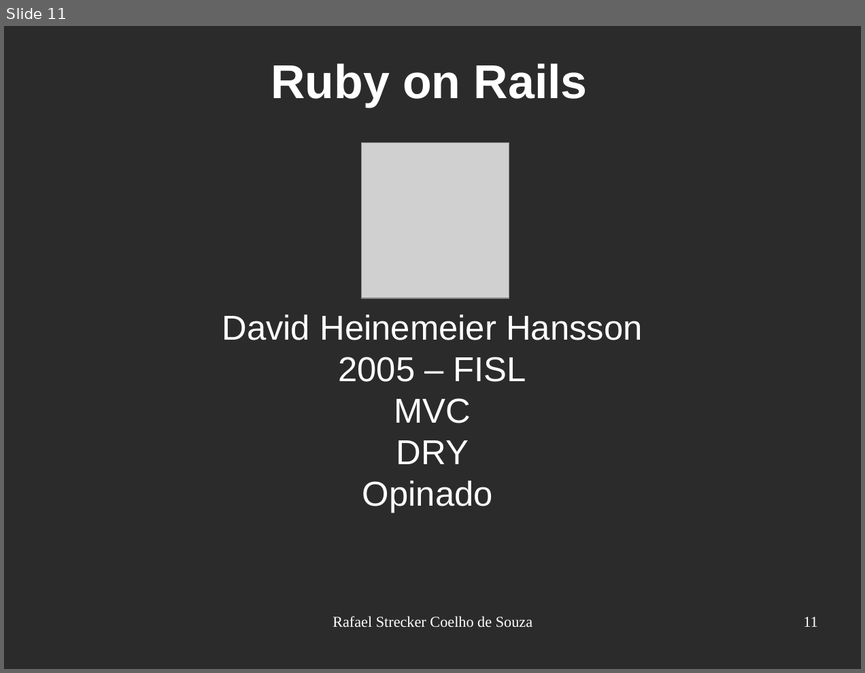
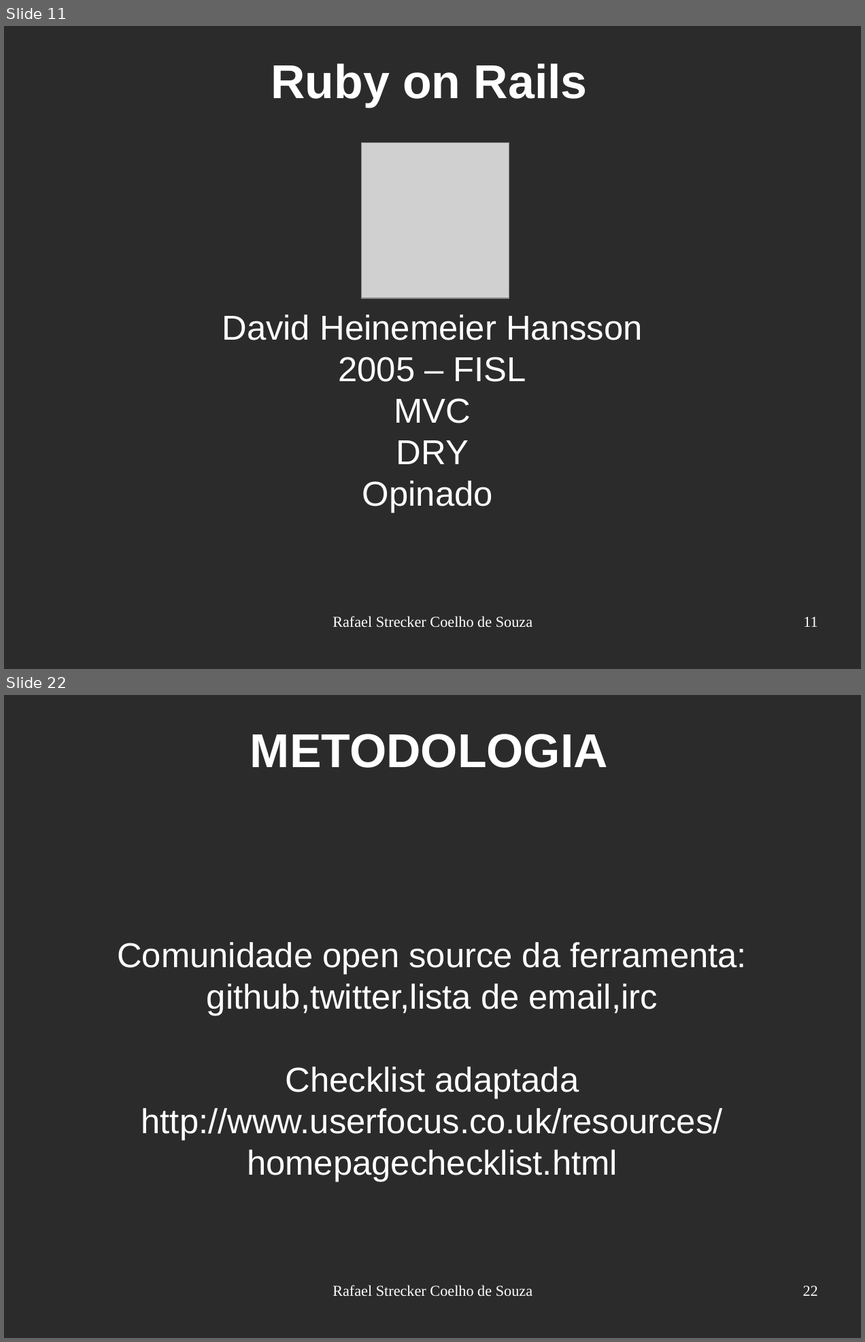
Before and after one commit to rafaelsouza/tcc, a slide deck: apresentacao/draft_apresentacao.odp. Shown one above the other, each under a label of ours: slide 11 before the commit, slides 11 and 22 after it; the slides between them are not shown. The pictures are 865x673 and 865x1342 pixels, drawn with LibreOffice and Linux fonts; fonts in the diff are those of the drawing; grey boxes stand for pictures; background and template pictures are left out; a plain dark background stands for a picture behind light text. Boxes give left, top, right and bottom in pixels: in the first picture for what was removed or moved away, otherwise in the second. Text is boxed around its words. In the diff, an @@ line names an element or a change of style, - is before the commit and + after.

```diff
--- a/apresentacao/draft_apresentacao.odp
+++ b/apresentacao/draft_apresentacao.odp
@@ slide 22 added at <box>4,695,861,1338</box>, background picture (left out) @@
@@ title added at <box>250,734,608,768</box>, 44 pt, text #FFFFFF, bold @@
+METODOLOGIA
@@ subtitle added at <box>117,942,747,1182</box>, 32 pt, text #FFFFFF @@
+Comunidade open source da ferramenta: github,twitter,lista de email,irc
+Checklist adaptada
+http://www.userfocus.co.uk/resources/homepagechecklist.html
@@ text added at <box>332,1285,532,1296</box>, 14 pt, text #FFFFFF @@
+Rafael Strecker Coelho de Souza
@@ page number added at <box>803,1285,818,1295</box>, 14 pt, text #FFFFFF @@
+22
```
Also in this commit, not shown: 11 slides changed, 5 other slides added, 9 other files.
